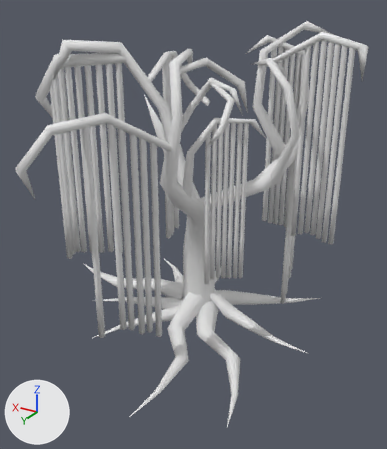
Renders of the Blender file VR Project/Assets/Props/SoulTree.blend from each side of a commit.
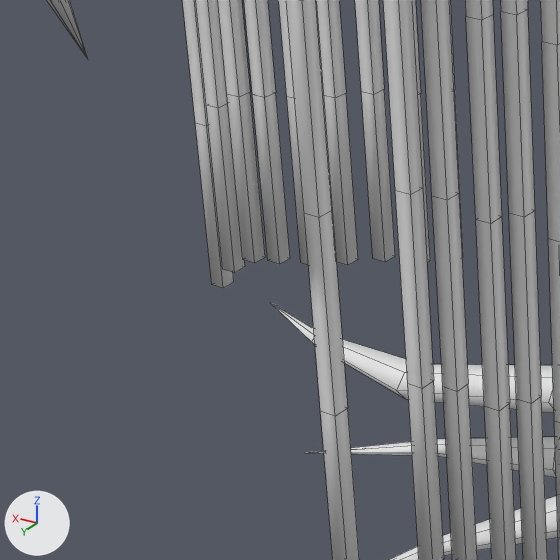
The first picture shows the older version from a 50 mm camera at (-6.94, 12.34, 8.93) aimed at (-0.03, 0.82, 3.17). The close-ups show both versions on the part from 3% to 40% of the width and 41% to 73% of the height of that picture; other places that the commit changed are outside them. Every picture has the same lights, and +X, +Y and +Z are marked at lower left. The close-ups show mesh edges as thin lines.

The older version as bpy lines, for what is in view:
```python
ob_cube_003 = bpy.data.objects.new('Cube.003', me_cube_004)
ob_cube_003.location = (0.0, 0.0, 0.0)
ob_cube_004 = bpy.data.objects.new('Cube.004', me_cube_005)
ob_cube_004.location = (0.0, 0.0, 0.0)
ob_cube_005 = bpy.data.objects.new('Cube.005', me_cube_006)
ob_cube_005.location = (0.0, 0.0, 0.0)
ob_cube_007 = bpy.data.objects.new('Cube.007', me_cube_008)
ob_cube_007.location = (0.0, 0.0, 0.0)
ob_cube_008 = bpy.data.objects.new('Cube.008', me_cube_009)
ob_cube_008.location = (0.0, 0.0, 0.0)
ob_cube_025 = bpy.data.objects.new('Cube.025', me_cube_026)
ob_cube_025.location = (0.0, 0.0, 0.0)
ob_cube_026 = bpy.data.objects.new('Cube.026', me_cube_027)
ob_cube_026.location = (0.0, 0.0, 0.0)
ob_cube_027 = bpy.data.objects.new('Cube.027', me_cube_028)
ob_cube_027.location = (0.0, 0.0, 0.0)
ob_cube_029 = bpy.data.objects.new('Cube.029', me_cube_030)
ob_cube_029.location = (0.0, 0.0, 0.0)
# also in view: 'Cube.030' at (2.27, 2.0, 4.84); 'Cube.006' at (-0.17, 2.77, 3.36); 'Cube.032' at (1.79, 1.78, 4.86); 'Cube.031' at (2.02, 1.89, 4.88); 'Soultree' at (0.9, 0.9, 4.12)
```
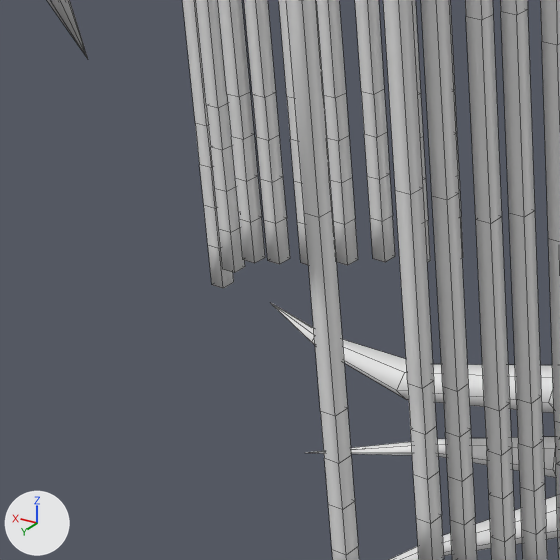
The change, as a list of edits to the scene's bpy script:
```text
Change me_cube_004:
    remove me_cube_004.from_pydata(...)  # 20 vertices, 17 faces; spans x 0.45..0.57, y 4.13..4.24, z 1.35..6.51
    add me_cube_004.from_pydata(...)  # 32 vertices, 29 faces; spans x 0.45..0.57, y 4.13..4.24, z 1.35..6.51
    me_cube_004 part 1: 12 vertices added at x 0.45..0.57, y 4.13..4.24, z 1.68..2.32
Change me_cube_005:
    remove me_cube_005.from_pydata(...)  # 20 vertices, 17 faces; spans x 0.27..0.38, y 3.54..3.66, z 1.31..6.46
    add me_cube_005.from_pydata(...)  # 32 vertices, 29 faces; spans x 0.27..0.38, y 3.54..3.66, z 1.31..6.46
    me_cube_005 part 2: 12 vertices added at x 0.27..0.38, y 3.54..3.66, z 1.63..2.28
Change me_cube_006:
    remove me_cube_006.from_pydata(...)  # 20 vertices, 17 faces; spans x 0.02..0.14, y 3.11..3.23, z 1.01..6.17
    add me_cube_006.from_pydata(...)  # 32 vertices, 29 faces; spans x 0.02..0.14, y 3.11..3.23, z 1.01..6.17
    me_cube_006 part 3: 12 vertices added at x 0.02..0.14, y 3.11..3.23, z 1.33..1.98
Change me_cube_008:
    remove me_cube_008.from_pydata(...)  # 20 vertices, 17 faces; spans x 0.17..0.28, y 3.34..3.45, z 1.22..6.37
    add me_cube_008.from_pydata(...)  # 32 vertices, 29 faces; spans x 0.17..0.28, y 3.34..3.45, z 1.22..6.37
    me_cube_008 part 4: 12 vertices added at x 0.17..0.28, y 3.34..3.45, z 1.54..2.19
Change me_cube_009:
    remove me_cube_009.from_pydata(...)  # 20 vertices, 17 faces; spans x -0.1..0.02, y 2.94..3.05, z 1.01..6.17
    add me_cube_009.from_pydata(...)  # 32 vertices, 29 faces; spans x -0.1..0.02, y 2.94..3.05, z 1.01..6.17
    me_cube_009 part 5: 12 vertices added at x -0.1..0.02, y 2.94..3.05, z 1.33..1.98
Change me_cube_026:
    remove me_cube_026.from_pydata(...)  # 20 vertices, 17 faces; spans x 2.84..2.95, y 2.23..2.35, z 2.24..7.39
    add me_cube_026.from_pydata(...)  # 32 vertices, 29 faces; spans x 2.84..2.95, y 2.23..2.35, z 2.24..7.39
    me_cube_026 part 6: 12 vertices added at x 2.84..2.95, y 2.23..2.35, z 2.56..3.21
Change me_cube_027:
    remove me_cube_027.from_pydata(...)  # 20 vertices, 17 faces; spans x 3.02..3.13, y 2.26..2.37, z 2.13..7.28
    add me_cube_027.from_pydata(...)  # 32 vertices, 29 faces; spans x 3.02..3.13, y 2.26..2.37, z 2.13..7.28
    me_cube_027 part 7: 12 vertices added at x 3.02..3.13, y 2.26..2.37, z 2.45..3.1
Change me_cube_028:
    remove me_cube_028.from_pydata(...)  # 20 vertices, 17 faces; spans x 3.19..3.31, y 2.22..2.33, z 1.94..7.09
    add me_cube_028.from_pydata(...)  # 32 vertices, 29 faces; spans x 3.19..3.31, y 2.22..2.33, z 1.94..7.09
    me_cube_028 part 8: 12 vertices added at x 3.19..3.31, y 2.22..2.33, z 2.26..2.91
Change me_cube_029:
    remove me_cube_029.from_pydata(...)  # 20 vertices, 17 faces; spans x 2.67..2.79, y 2.15..2.27, z 2.24..7.39
    add me_cube_029.from_pydata(...)  # 32 vertices, 29 faces; spans x 2.67..2.79, y 2.15..2.27, z 2.24..7.39
    me_cube_029 part 9: 12 vertices added at x 2.67..2.79, y 2.15..2.27, z 2.56..3.21
Change me_cube_030:
    remove me_cube_030.from_pydata(...)  # 20 vertices, 17 faces; spans x 2.45..2.56, y 2.06..2.17, z 2.24..7.39
    add me_cube_030.from_pydata(...)  # 32 vertices, 29 faces; spans x 2.45..2.56, y 2.06..2.17, z 2.24..7.39
    me_cube_030 part 10: 12 vertices added at x 2.45..2.56, y 2.06..2.17, z 2.56..3.21
Change me_cube_031:
    remove me_cube_031.from_pydata(...)  # 20 vertices, 17 faces; spans x 2.22..2.33, y 1.94..2.05, z 2.26..7.41
    add me_cube_031.from_pydata(...)  # 32 vertices, 29 faces; spans x 2.22..2.33, y 1.94..2.05, z 2.26..7.41
    me_cube_031 part 11: 12 vertices added at x 2.22..2.33, y 1.94..2.05, z 2.58..3.23
Change me_cube_032:
    remove me_cube_032.from_pydata(...)  # 20 vertices, 17 faces; spans x 1.96..2.07, y 1.84..1.95, z 2.3..7.46
    add me_cube_032.from_pydata(...)  # 32 vertices, 29 faces; spans x 1.96..2.07, y 1.84..1.95, z 2.3..7.46
    me_cube_032 part 12: 12 vertices added at x 1.96..2.07, y 1.84..1.95, z 2.63..3.27
Change me_cube_033:
    remove me_cube_033.from_pydata(...)  # 20 vertices, 17 faces; spans x 1.73..1.84, y 1.72..1.84, z 2.28..7.43
    add me_cube_033.from_pydata(...)  # 32 vertices, 29 faces; spans x 1.73..1.84, y 1.72..1.84, z 2.28..7.43
    me_cube_033 part 13: 12 vertices added at x 1.73..1.84, y 1.72..1.84, z 2.6..3.25
```

Boxes (x1, y1, x2, y2) around the edits, measured in the close-ups (560 x 560 px):
part 1 of me_cube_004, added
    after: (320, 408, 359, 560)
part 2 of me_cube_005, added
    after: (408, 381, 444, 560)
part 3 of me_cube_006, added
    after: (484, 403, 516, 560)
part 4 of me_cube_008, added
    after: (443, 384, 477, 560)
part 5 of me_cube_009, added
    after: (516, 397, 547, 560)
part 6 of me_cube_026, added
    after: (227, 92, 265, 263)
part 7 of me_cube_027, added
    after: (206, 104, 245, 273)
part 8 of me_cube_028, added
    after: (195, 123, 234, 288)
part 9 of me_cube_029, added
    after: (253, 93, 290, 264)
part 10 of me_cube_030, added
    after: (287, 97, 308, 265)
part 11 of me_cube_031, added
    after: (324, 93, 358, 265)
part 12 of me_cube_032, added
    after: (361, 90, 395, 262)
part 13 of me_cube_033, added
    after: (417, 94, 430, 262)
